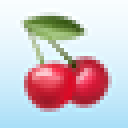
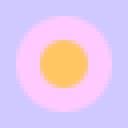
The second 128x128 image is a revision of the first. Changes to its layers:
showed "Layer 2" over [40, 40, 88, 88]
showed "Layer 1" over [16, 16, 112, 112]
removed layer "Layer 3" over [0, 0, 128, 128]
